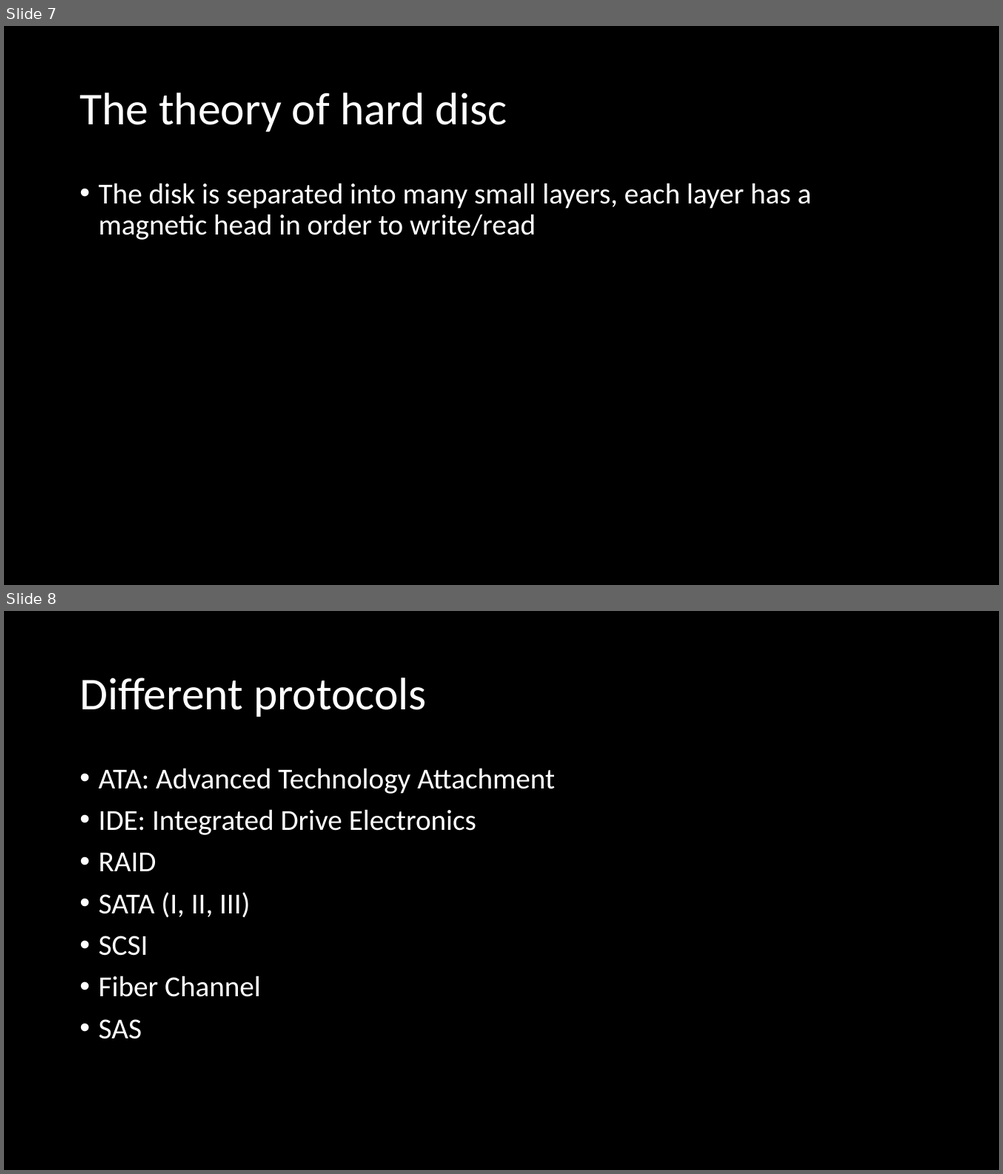
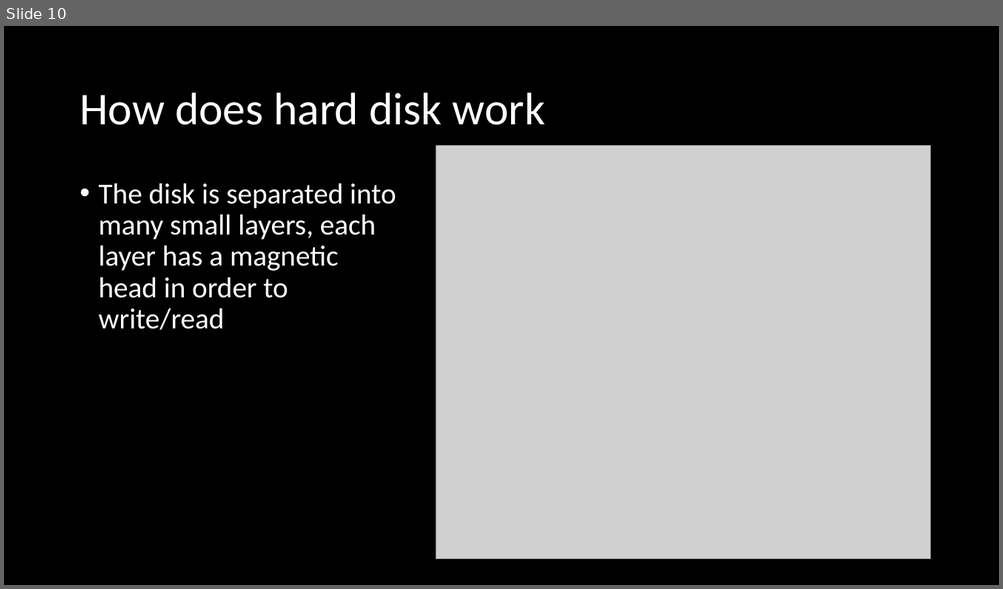
Before and after one commit to linzexinmasterchief/SchoolWorks, a slide deck: computerScience/hard disc.pptx. Shown one above the other, each under a label of ours: slides 7 and 8 before the commit, slide 10 after it. The pictures are 1003x1174 and 1003x589 pixels, drawn with LibreOffice and Linux fonts; fonts in the diff are those of the drawing; grey boxes stand for pictures. Boxes give left, top, right and bottom in pixels: in the first picture for what was removed or moved away, otherwise in the second. Text is boxed around its words. In the diff, an @@ line names an element or a change of style, - is before the commit and + after.

```diff
--- a/computerScience/hard disc.pptx
+++ b/computerScience/hard disc.pptx
@@ slide 8 removed at bbox=[4, 611, 999, 1170], background #000000 @@
@@ title removed at bbox=[79, 678, 427, 717] @@
-Different protocols
@@ text removed at bbox=[99, 768, 555, 1039] @@
-• ATA: Advanced Technology Attachment
-• IDE: Integrated Drive Electronics
-• RAID
-• SATA (I, II, III)
-• SCSI
-• Fiber Channel
-• SAS
@@ what was slide 7 is now slide 10 @@
@@ slide 10 changed as well @@
@@ title at bbox=[79, 93, 545, 125]: text changed @@
-The theory of hard disc
+How does hard disk work
@@ picture added at bbox=[436, 145, 930, 559] @@
@@ text "The disk is separated into ..." rewrapped from bbox=[99, 183, 811, 240] to bbox=[99, 183, 396, 330] @@
```
Also in this commit, not shown: 5 other slides changed, 6 slides added, 2 other slides removed, 3 other files.
